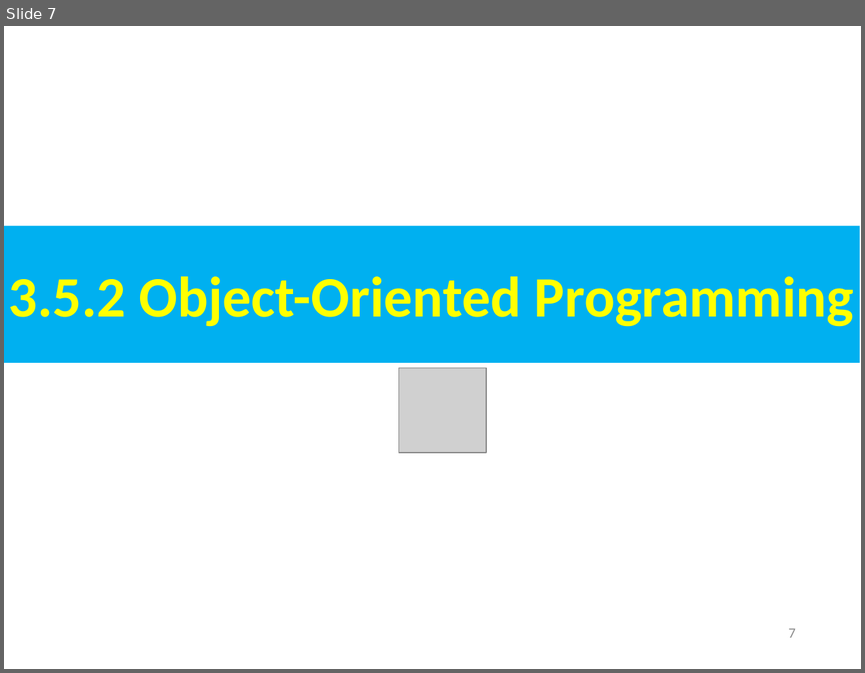
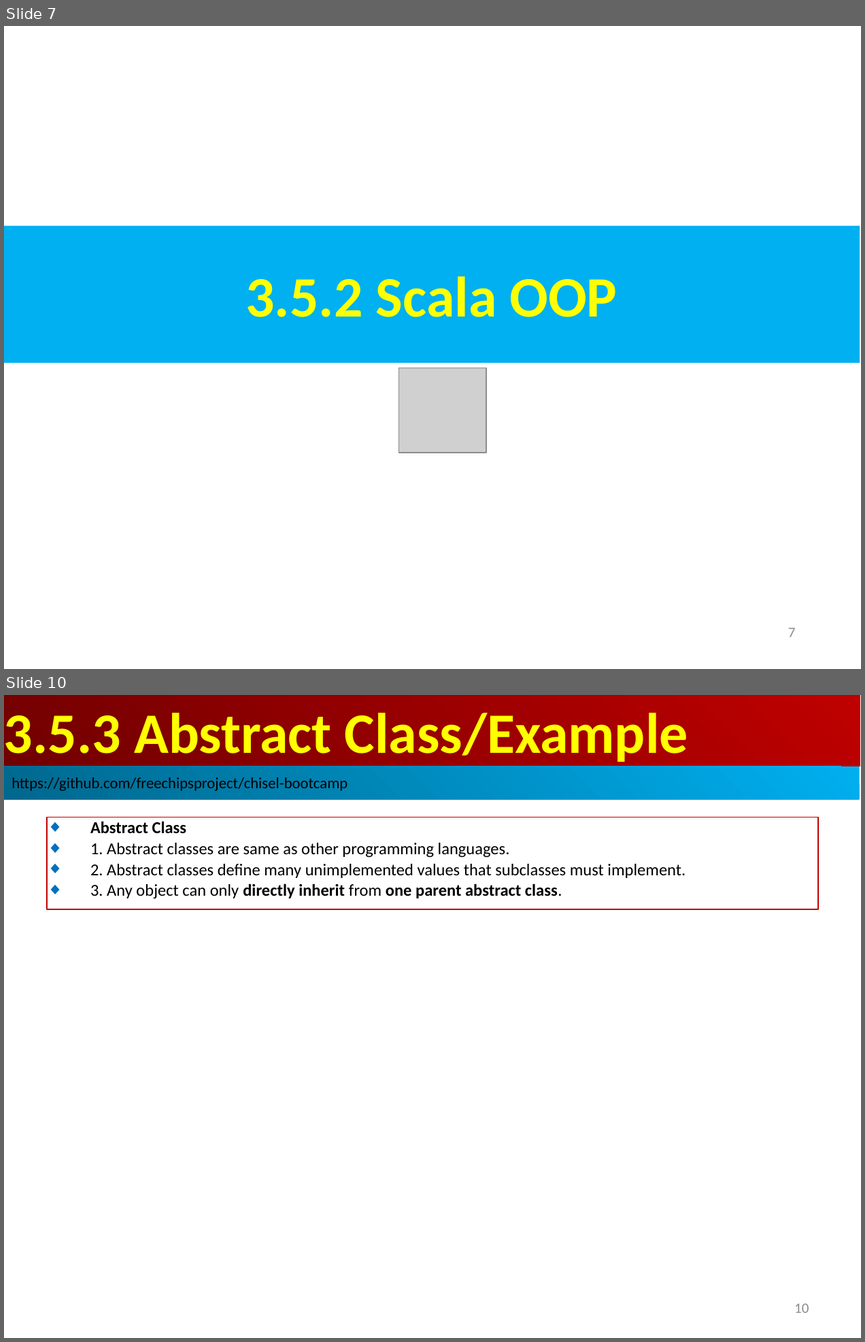
Before and after one commit to peterhchen/AIU_CS800_Chisel, a slide deck: 300_UCB_BC/003.5_OOP/000_Video/003.5_OOP.ppt. Shown one above the other, each under a label of ours: slide 7 before the commit, slides 7 and 10 after it; the slides between them are not shown. The pictures are 865x673 and 865x1342 pixels, drawn with LibreOffice and Linux fonts; fonts in the diff are those of the drawing; grey boxes stand for pictures. Boxes give left, top, right and bottom in pixels: in the first picture for what was removed or moved away, otherwise in the second. Text is boxed around its words. In the diff, an @@ line names an element or a change of style, - is before the commit and + after.

```diff
--- a/300_UCB_BC/003.5_OOP/000_Video/003.5_OOP.ppt
+++ b/300_UCB_BC/003.5_OOP/000_Video/003.5_OOP.ppt
@@ slide 10 added at (x1=4, y1=695, x2=861, y2=1338), background #FFFFFF @@
@@ rectangle added at (x1=4, y1=695, x2=860, y2=766), fill gradient #BF0000 to #710000, 48 pt, text #FFFF00, bold @@
+3.5.3 Abstract Class/Example
@@ rectangle added at (x1=4, y1=766, x2=859, y2=800), fill gradient #00AFEF to #00688E, 13 pt, text #000000 @@
+https://github.com/freechipsproject/chisel-bootcamp
@@ rectangle added at (x1=47, y1=817, x2=818, y2=909), outline #C00000 0.74 pt, 14 pt, text #000000 @@
+◆ Abstract Class
+◆ 1. Abstract classes are same as other programming languages.
+◆ 2. Abstract classes define many unimplemented values that subclasses must implement.
+◆ 3. Any object can only directly inherit from one parent abstract class.
@@ page number added at (x1=794, y1=1303, x2=808, y2=1312), 12 pt, text #8B8B8B @@
+10
@@ slide 7 changed as well @@
@@ text in rectangle at (x1=245, y1=276, x2=617, y2=317): text changed @@
-3.5.2 Object-Oriented Programming
+3.5.2 Scala OOP
```
Also in this commit, not shown: 2 other slides changed, 27 other slides added.
